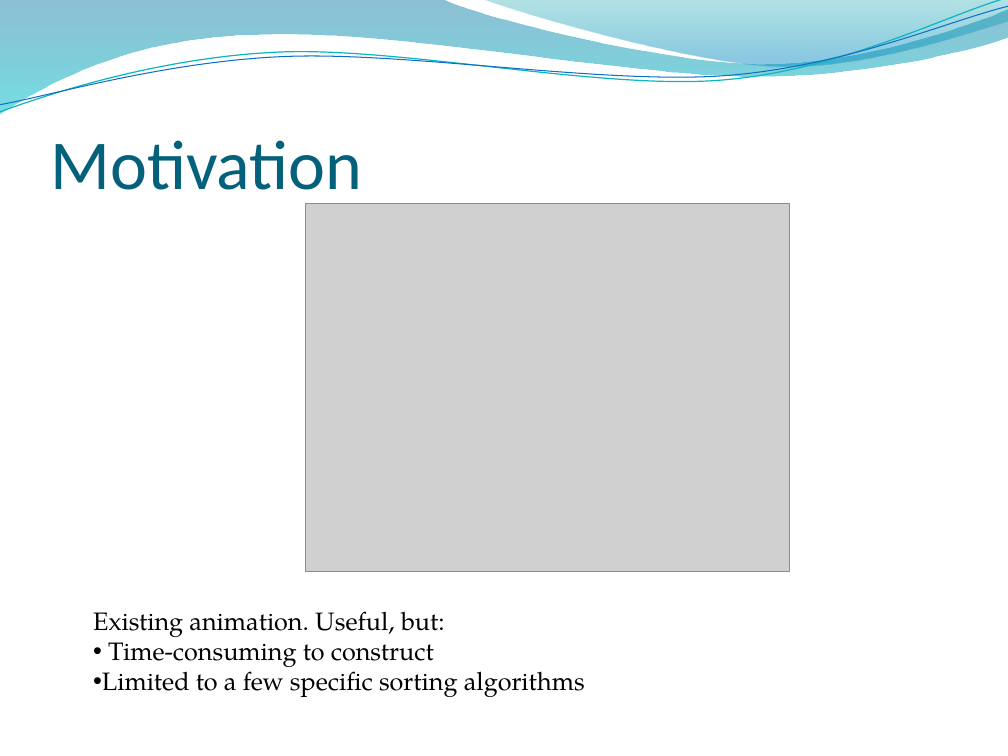
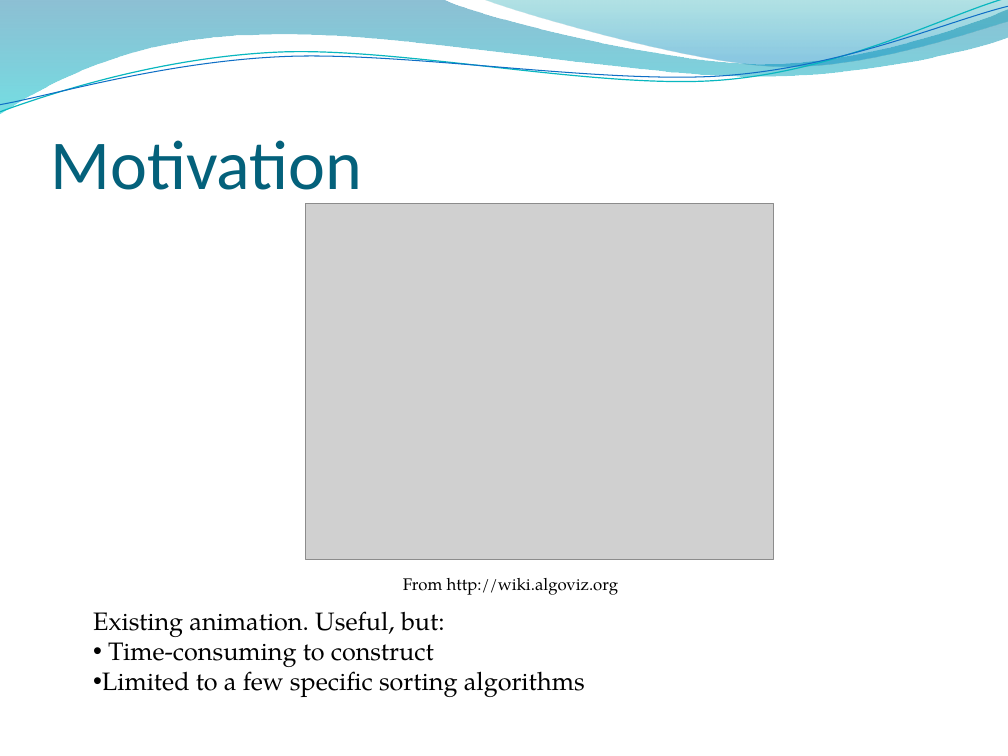
Before and after one commit to Seltzer/Algovis---Algorithm-Visualisation, a slide deck: slide 3 of docs/conference presentation - the real thing.pptx. Drawn at 1008x756 pixels with LibreOffice and Linux fonts; fonts in the diff are those of the drawing; grey boxes stand for pictures; background and template pictures are left out. Boxes give left, top, right and bottom in pixels: in the first picture for what was removed or moved away, otherwise in the second. Text is boxed around its words. In the diff, an @@ line names an element or a change of style, - is before the commit and + after.

```diff
--- a/docs/conference presentation - the real thing.pptx
+++ b/docs/conference presentation - the real thing.pptx
@@ picture: place and size @@
-picture at [305,204,789,572]
+picture at [305,204,774,559]
@@ text added at [403,578,619,595], 12 pt, text #000000 @@
+From http://wiki.algoviz.org
```
Also in this commit, not shown: 6 other slides changed, 4 slides added, 1 slide removed.
